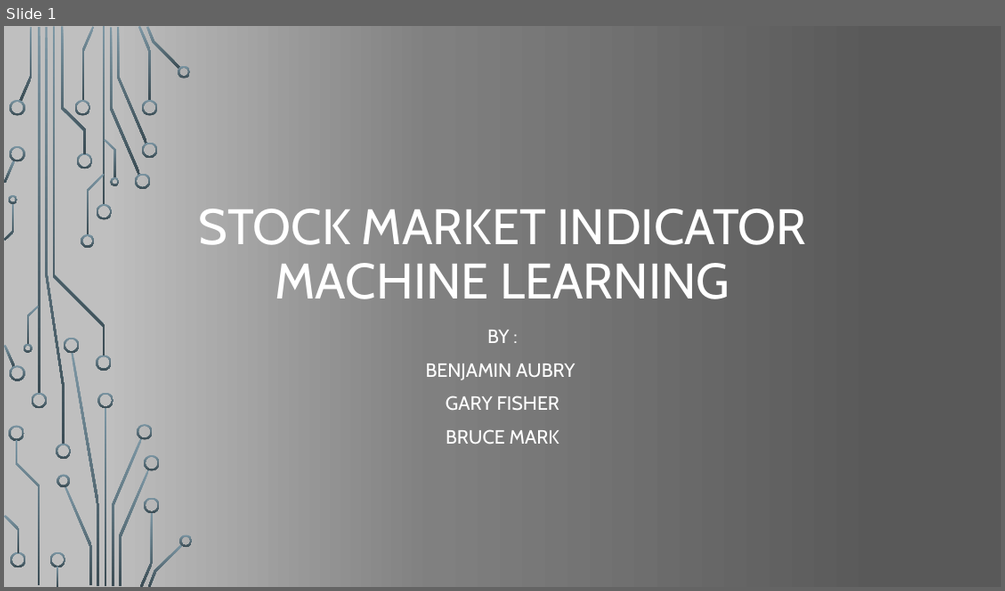
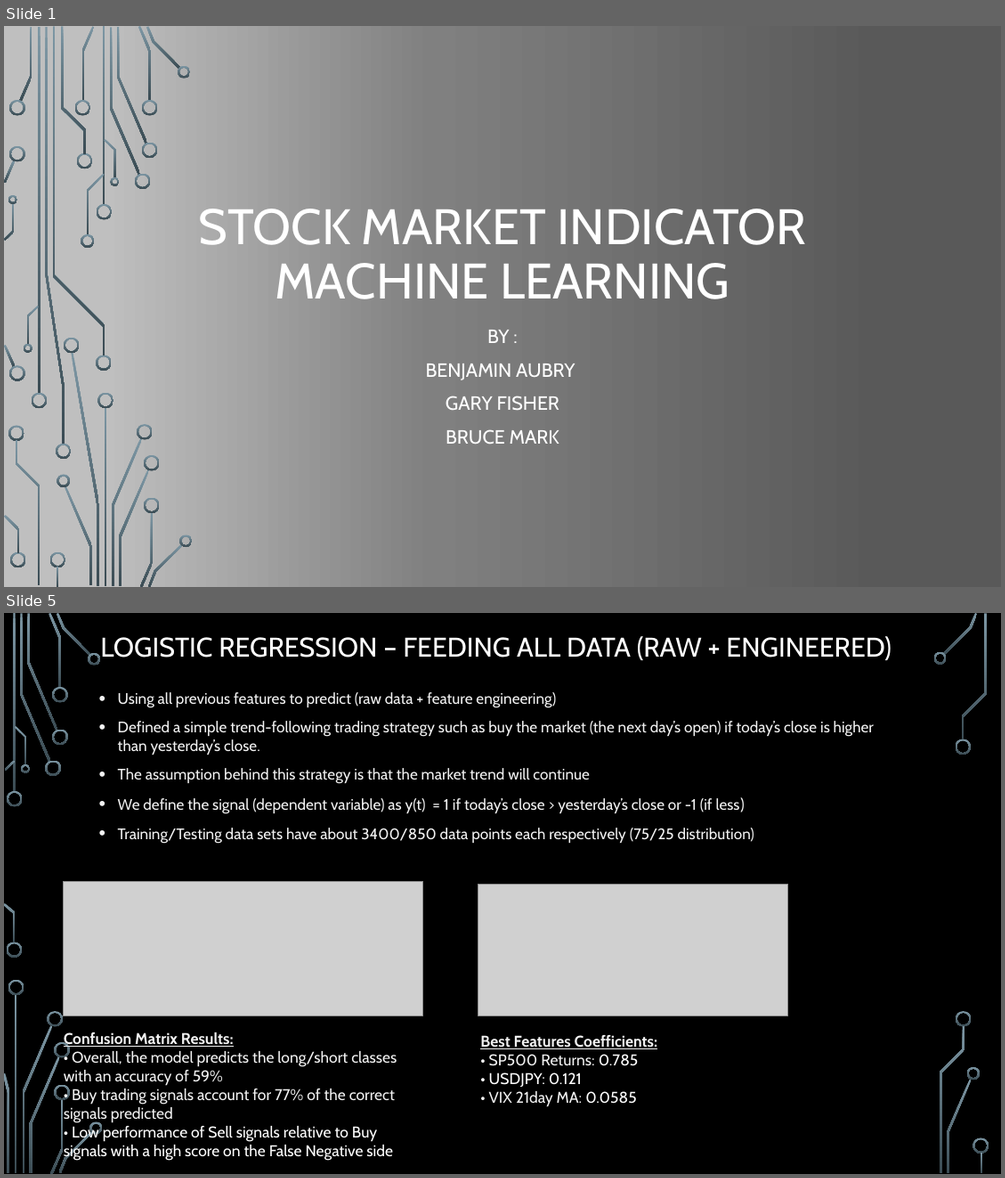
Before and after one commit to gfisherjr/Market_Indicator_Machine_Learning, a slide deck: Final/Final ML Presentation.pptx. Shown one above the other, each under a label of ours: slide 1 before the commit, slides 1 and 5 after it; the slides between them are not shown. The pictures are 1005x591 and 1005x1178 pixels, drawn with LibreOffice and Linux fonts; fonts in the diff are those of the drawing; grey boxes stand for pictures; background and template pictures are left out. Boxes give left, top, right and bottom in pixels: in the first picture for what was removed or moved away, otherwise in the second. Text is boxed around its words. In the diff, an @@ line names an element or a change of style, - is before the commit and + after.

```diff
--- a/Final/Final ML Presentation.pptx
+++ b/Final/Final ML Presentation.pptx
@@ slide 5 added at [4, 613, 1001, 1174], background picture (left out) @@
@@ title added at [100, 636, 891, 660], 26 pt, text #FFFFFF @@
+LOGISTIC REGRESSION – FEEDING ALL DATA (RAW + ENGINEERED)
@@ text added at [118, 692, 874, 844], 14.7 pt, text #F2F2F2 @@
+• Using all previous features to predict (raw data + feature engineering)
+• Defined a simple trend-following trading strategy such as buy the market (the next day’s open) if today’s close is higher than yesterday’s close.
+• The assumption behind this strategy is that the market trend will continue
+• We define the signal (dependent variable) as y(t) = 1 if today’s close > yesterday’s close or -1 (if less)
+• Training/Testing data sets have about 3400/850 data points each respectively (75/25 distribution)
@@ picture added at [63, 882, 423, 1016] @@
@@ picture added at [478, 884, 788, 1015] @@
@@ text added at [64, 1032, 396, 1160], 15 pt, text #F2F2F2 @@
+Confusion Matrix Results:
+• Overall, the model predicts the long/short classes with an accuracy of 59%
+• Buy trading signals account for 77% of the correct signals predicted
+• Low performance of Sell signals relative to Buy signals with a high score on the False Negative side
@@ text added at [480, 1035, 657, 1106], 15 pt, text #F2F2F2 @@
+Best Features Coefficients:
+• SP500 Returns: 0.785
+• USDJPY: 0.121
+• VIX 21day MA: 0.0585
@@ group added at [4, 613, 989, 1174]: 33 freeform shapes, 3 rectangles @@
```
Also in this commit, not shown: 6 other slides added.
